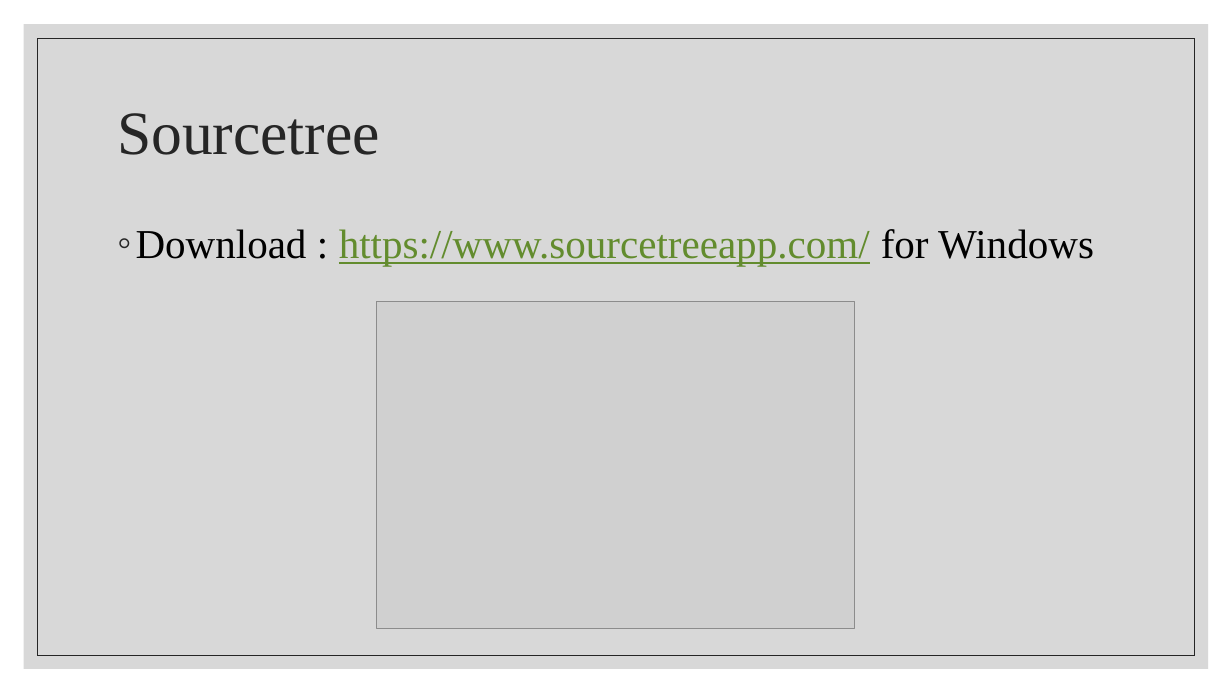
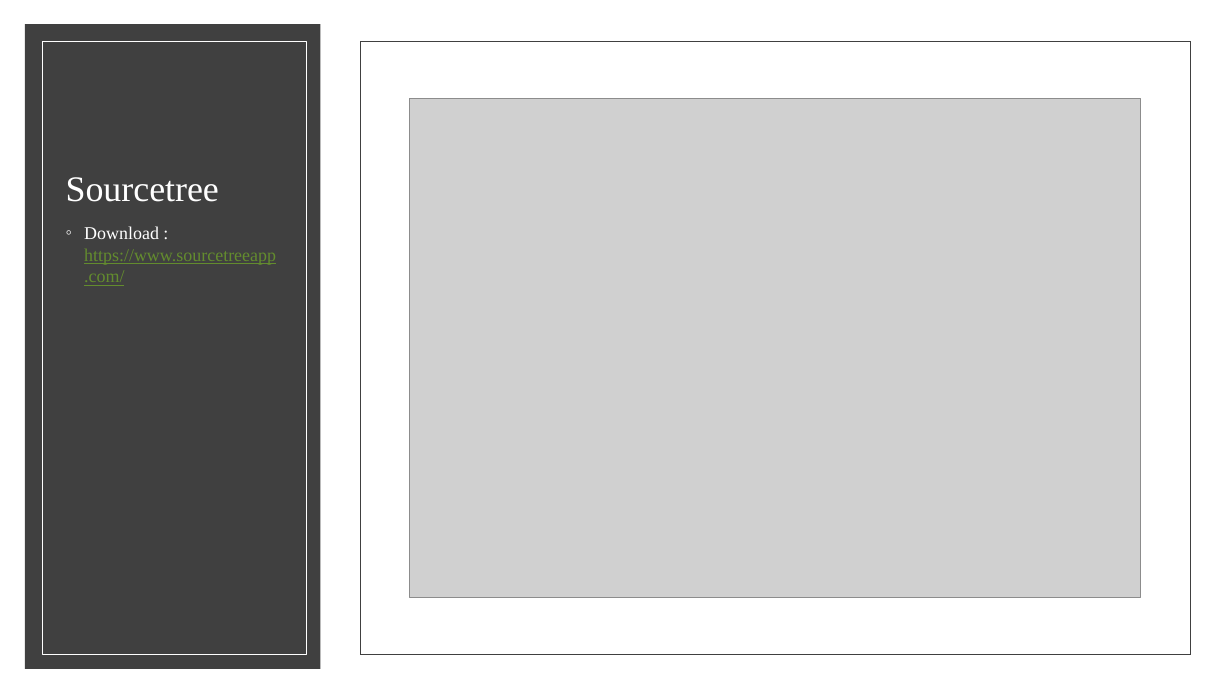
Before and after one commit to vaerit094/WM-Spring-Boot-Novice, a slide deck: slide 4 of document/presentation.pptx. Drawn at 1232x693 pixels with LibreOffice and Linux fonts; fonts in the diff are those of the drawing; grey boxes stand for pictures. Boxes give left, top, right and bottom in pixels: in the first picture for what was removed or moved away, otherwise in the second. Text is boxed around its words. In the diff, an @@ line names an element or a change of style, - is before the commit and + after.

```diff
--- a/document/presentation.pptx
+++ b/document/presentation.pptx
@@ background #FFFFFF to #000000 @@
@@ rectangle added at (x1=0, y1=0, x2=1232, y2=693), fill #FFFFFF @@
@@ rectangle removed at (x1=24, y1=24, x2=1209, y2=669) @@
@@ rectangle added at (x1=25, y1=24, x2=321, y2=669), fill #404040 @@
@@ rectangle removed at (x1=38, y1=38, x2=1195, y2=655) @@
@@ rectangle added at (x1=43, y1=42, x2=307, y2=654), outline #FFFFFF 0.5 pt @@
@@ rectangle added at (x1=360, y1=42, x2=1190, y2=654), outline #404040 0.5 pt @@
@@ title "Sourcetree" moved from (x1=117, y1=113, x2=380, y2=155) to (x1=66, y1=177, x2=219, y2=202) @@
@@ title "Sourcetree" at (x1=66, y1=177, x2=219, y2=202): size 48 to 28 pt, text colour #262626 to #FFFFFF; vertical alignment middle to bottom @@
@@ picture resized from (x1=377, y1=302, x2=855, y2=628) to (x1=409, y1=98, x2=1141, y2=597) @@
@@ text at (x1=84, y1=226, x2=276, y2=286): text changed; size 32 to 14 pt @@
-◦ Download : https://www.sourcetreeapp.com/ for Windows
+◦ Download : https://www.sourcetreeapp.com/
```
Also in this commit, not shown: 1 other slide changed, 3 slides added, 3 other files.
